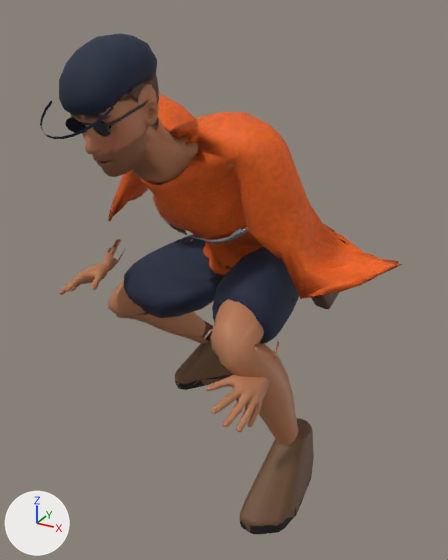
Renders of the glTF model characters/exports/tradie_dazza.glb from each side of a commit.
Camera for both pictures: a 50 mm lens placed at (0.711, -1.392, 1.2), pointed at (-0.004, -0.091, 0.55). Lighting does not change. The marker at lower left points along +X, +Y and +Z. The first picture is the older version. Both versions are drawn at frame 0 of the action 'jump'; the numbers are the values there. Vertices at exactly the same position are counted once.

Names of what the first picture shows: 'boot_l.001', 'boot_r.001', 'cap.001', 'cargo_shorts.001', 'hair.001', 'hivis.001', 'hivis_tape.002', 'toolbelt.004', 'tradie_dazza_body_dressed' and 5 more.
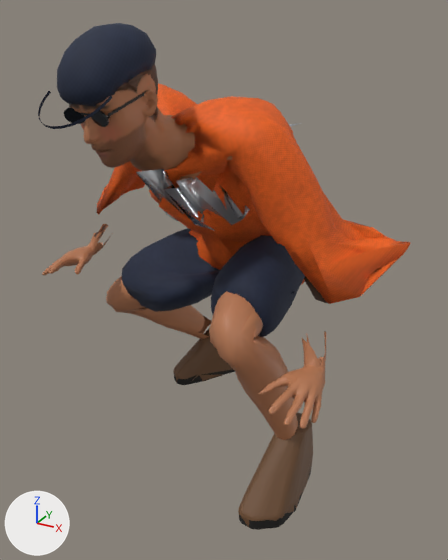
Changed parts and their boxes (x1, y1, x2, y2) in the pictures (448 x 560 px; the box of a moved part takes in the faces that stretch with it):
'hivis.001', reshaped (6% wider, 7% taller)
    before: (108, 94, 402, 299)
    after: (97, 84, 410, 304)
'tradie_dazza_body_dressed', reshaped (18% wider)
    before: (59, 84, 299, 446)
    after: (42, 74, 326, 440)
'cargo_shorts.001', reshaped
    before: (123, 235, 299, 344)
    after: (122, 228, 305, 337)
'cap.001', moved
    before: (59, 33, 157, 117)
    after: (57, 23, 156, 107)
'boot_l.001', moved
    before: (240, 418, 314, 534)
    after: (238, 413, 313, 530)
'boot_r.001', moved
    before: (175, 331, 233, 390)
    after: (173, 329, 235, 385)
'hair.001', moved
    before: (118, 74, 159, 125)
    after: (116, 63, 158, 115)
'toolbelt.004', moved
    before: (311, 292, 339, 309)
    after: (304, 276, 328, 303)
part 7 of me_tradie_dazza_body_015, added
    after: (136, 169, 250, 231)
part 8 of me_tradie_dazza_body_015, deleted
    before: (158, 211, 247, 243)
part 10 of me_tradie_dazza_body_021, moved or reshaped
    before: (59, 239, 126, 295)
    after: (42, 224, 113, 275)
part 11 of me_tradie_dazza_body_021, moved or reshaped
    before: (108, 282, 213, 344)
    after: (106, 276, 211, 339)
part 12 of me_tradie_dazza_body_021, moved or reshaped
    before: (205, 341, 279, 432)
    after: (258, 331, 326, 429)
part 13 of me_tradie_dazza_body_021, moved or reshaped
    before: (211, 299, 299, 446)
    after: (209, 291, 298, 440)
part 14 of me_tradie_dazza_body_021, moved or reshaped
    before: (71, 84, 233, 185)
    after: (69, 74, 232, 180)

What changed in the scene script:
```text
Change me_sneaker_002:
    remove me_sneaker_002.from_pydata(...)  # 402 vertices, 800 faces; spans x 0.166..0.289, y -0.348..-0.071, z 0.008..0.206
    add me_sneaker_002.from_pydata(...)  # 402 vertices, 800 faces; spans x 0.166..0.289, y -0.355..-0.077, z 0.03..0.228
    me_sneaker_002 part 1: the whole mesh is moved by (0.0, -0.007, 0.022)
Change me_sneaker_003:
    remove me_sneaker_003.from_pydata(...)  # 402 vertices, 800 faces; spans x -0.334..-0.12, y 0.112..0.346, z 0.002..0.199
    add me_sneaker_003.from_pydata(...)  # 402 vertices, 800 faces; spans x -0.334..-0.12, y 0.106..0.339, z 0.024..0.221
    me_sneaker_003 part 2: the whole mesh is moved by (0.0, -0.007, 0.022)
Change me_tradie_dazza_body_020:
    remove me_tradie_dazza_body_020.from_pydata(...)  # 202 vertices, 400 faces; spans x -0.196..-0.024, y -0.475..-0.264, z 1.01..1.153
    add me_tradie_dazza_body_020.from_pydata(...)  # 202 vertices, 400 faces; spans x -0.195..-0.023, y -0.479..-0.267, z 1.029..1.172
    me_tradie_dazza_body_020 part 3: the whole mesh is moved by (0.001, -0.003, 0.019)
Change me_tradie_dazza_body_017:
    remove me_tradie_dazza_body_017.from_pydata(...)  # 648 vertices, 1300 faces; spans x -0.424..0.204, y -0.265..0.224, z 0.32..0.654
    add me_tradie_dazza_body_017.from_pydata(...)  # 648 vertices, 1300 faces; spans x -0.424..0.205, y -0.272..0.219, z 0.337..0.683
    me_tradie_dazza_body_017 part 4: 648 of 648 vertices moved; they spanned x -0.424..0.204, y -0.265..0.224, z 0.32..0.654 and now span x -0.424..0.205, y -0.272..0.219, z 0.337..0.683; mean shift (0.0, -0.008, 0.024)
Change me_tradie_dazza_body_012:
    remove me_tradie_dazza_body_012.from_pydata(...)  # 902 vertices, 1800 faces; spans x -0.184..-0.034, y -0.465..-0.252, z 0.964..1.147
    add me_tradie_dazza_body_012.from_pydata(...)  # 902 vertices, 1800 faces; spans x -0.183..-0.033, y -0.468..-0.256, z 0.984..1.166
    me_tradie_dazza_body_012 part 5: the whole mesh is moved by (0.001, -0.003, 0.019)
Change me_tradie_dazza_body_014:
    remove me_tradie_dazza_body_014.from_pydata(...)  # 1194 vertices, 2400 faces; spans x -0.479..0.443, y -0.275..0.236, z 0.456..1.006
    add me_tradie_dazza_body_014.from_pydata(...)  # 1194 vertices, 2400 faces; spans x -0.509..0.451, y -0.279..0.23, z 0.477..1.029
    me_tradie_dazza_body_014 part 6: 1194 of 1194 vertices moved; they spanned x -0.479..0.443, y -0.275..0.236, z 0.456..1.006 and now span x -0.509..0.451, y -0.279..0.23, z 0.477..1.029; mean shift (0.004, -0.006, 0.028)
Change me_tradie_dazza_body_015:
    remove me_tradie_dazza_body_015.from_pydata(...)  # 159 vertices, 296 faces; spans x -0.213..0.148, y -0.167..0.024, z 0.668..0.911
    add me_tradie_dazza_body_015.from_pydata(...)  # 150 vertices, 275 faces; spans x -0.208..0.185, y -0.358..0.03, z 0.702..0.957
    me_tradie_dazza_body_015 part 7: a new loose piece of 86 vertices spanning x -0.203..0.087, y -0.358..-0.066, z 0.702..0.886, in mat_hivistape (light grey #c9ccd0)
    me_tradie_dazza_body_015 part 8: 86 vertices removed from x -0.202..0.09, y -0.167..-0.06, z 0.668..0.739
    other edits to the shape of me_tradie_dazza_body_015 do not show in these pictures
Change me_cube_005:
    remove me_cube_005.from_pydata(...)  # 56 vertices, 108 faces; spans x 0.167..0.244, y 0.024..0.176, z 0.439..0.591
    add me_cube_005.from_pydata(...)  # 56 vertices, 108 faces; spans x 0.167..0.245, y 0.017..0.169, z 0.461..0.613
    me_cube_005 part 9: the whole mesh is moved by (0.0, -0.007, 0.022)
Change me_tradie_dazza_body_021:
    remove me_tradie_dazza_body_021.from_pydata(...)  # 2986 vertices, 5794 faces; spans x -0.483..0.254, y -0.456..0.26, z 0.115..1.136
    add me_tradie_dazza_body_021.from_pydata(...)  # 2986 vertices, 5794 faces; spans x -0.537..0.375, y -0.459..0.254, z 0.137..1.155
    me_tradie_dazza_body_021 part 10: the loose piece of 555 vertices spanning x -0.483..-0.359, y -0.233..-0.008, z 0.44..0.568 is turned 6.7 degrees about the y axis through its middle, then moved by (-0.049, -0.003, 0.044)
    me_tradie_dazza_body_021 part 11: the loose piece of 189 vertices spanning x -0.477..-0.22, y -0.037..0.26, z 0.115..0.441 is moved by (0.0, -0.007, 0.022)
    me_tradie_dazza_body_021 part 12: the loose piece of 555 vertices spanning x 0.114..0.234, y -0.454..-0.227, z 0.366..0.5 is turned -15.7 degrees about the y axis through its middle, then moved by (0.13, -0.003, 0.049)
    me_tradie_dazza_body_021 part 13: the loose piece of 189 vertices spanning x 0.045..0.254, y -0.355..-0.139, z 0.155..0.597 is moved by (0.0, -0.007, 0.022)
    me_tradie_dazza_body_021 part 14: 1498 of 2986 vertices moved; they spanned x -0.257..0.138, y -0.456..-0.092, z 0.814..1.136 and now span x -0.256..0.135, y -0.459..-0.095, z 0.834..1.155; mean shift (0.001, -0.003, 0.021); largest move (-0.078, -0.205, 0.939) -> (-0.071, -0.189, 0.977)
```
